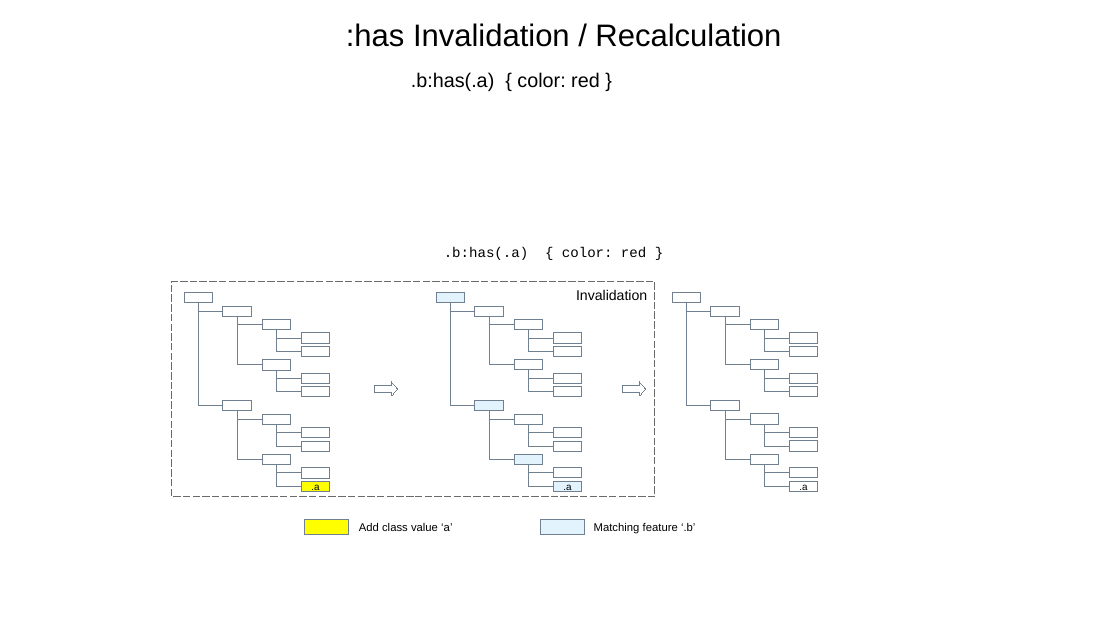
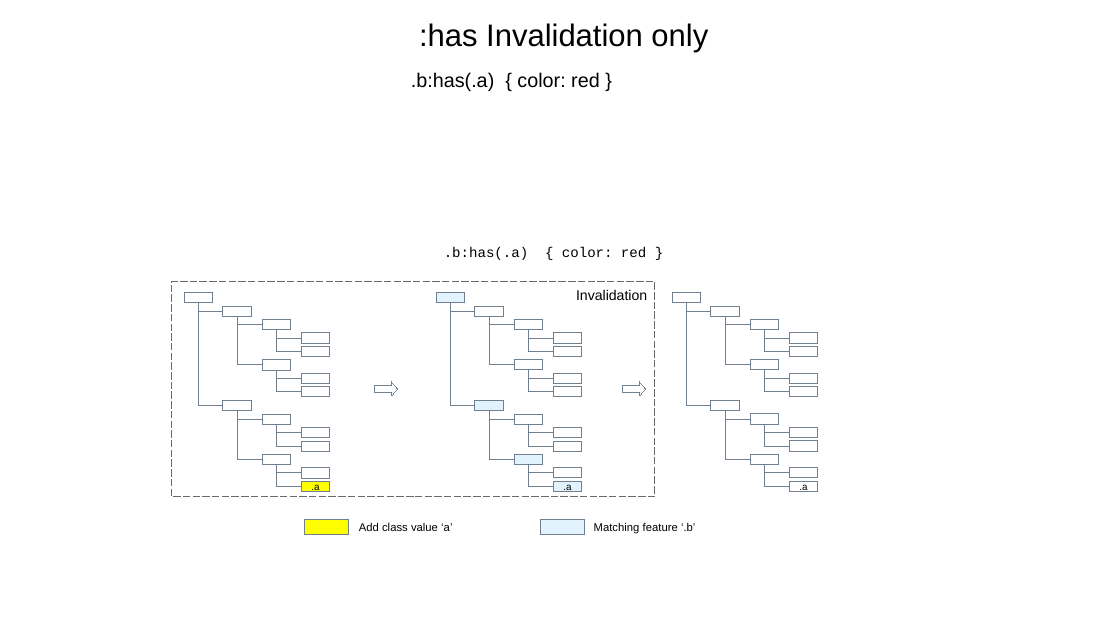
Before and after one commit to Igalia/explainers, a slide deck: slide 17 of css/has/images/has_invalidation.odp. Drawn at 1120x630 pixels with LibreOffice and Linux fonts; fonts in the diff are those of the drawing. Boxes give left, top, right and bottom in pixels: in the first picture for what was removed or moved away, otherwise in the second. Text is boxed around its words. In the diff, an @@ line names an element or a change of style, - is before the commit and + after.

```diff
--- a/css/has/images/has_invalidation.odp
+++ b/css/has/images/has_invalidation.odp
@@ text at (419,23,708,52): text changed @@
-:has Invalidation / Recalculation
+:has Invalidation only
```
Also in this commit, not shown: 1 other slide changed, 1 slide added, 8 other files.
